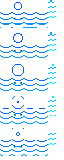
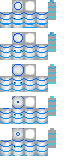
Layers edited between the first and the second 64px x 160px image:
renamed "Layer 6" to "pieuvre", showed it over [0, 0, 56, 156]
